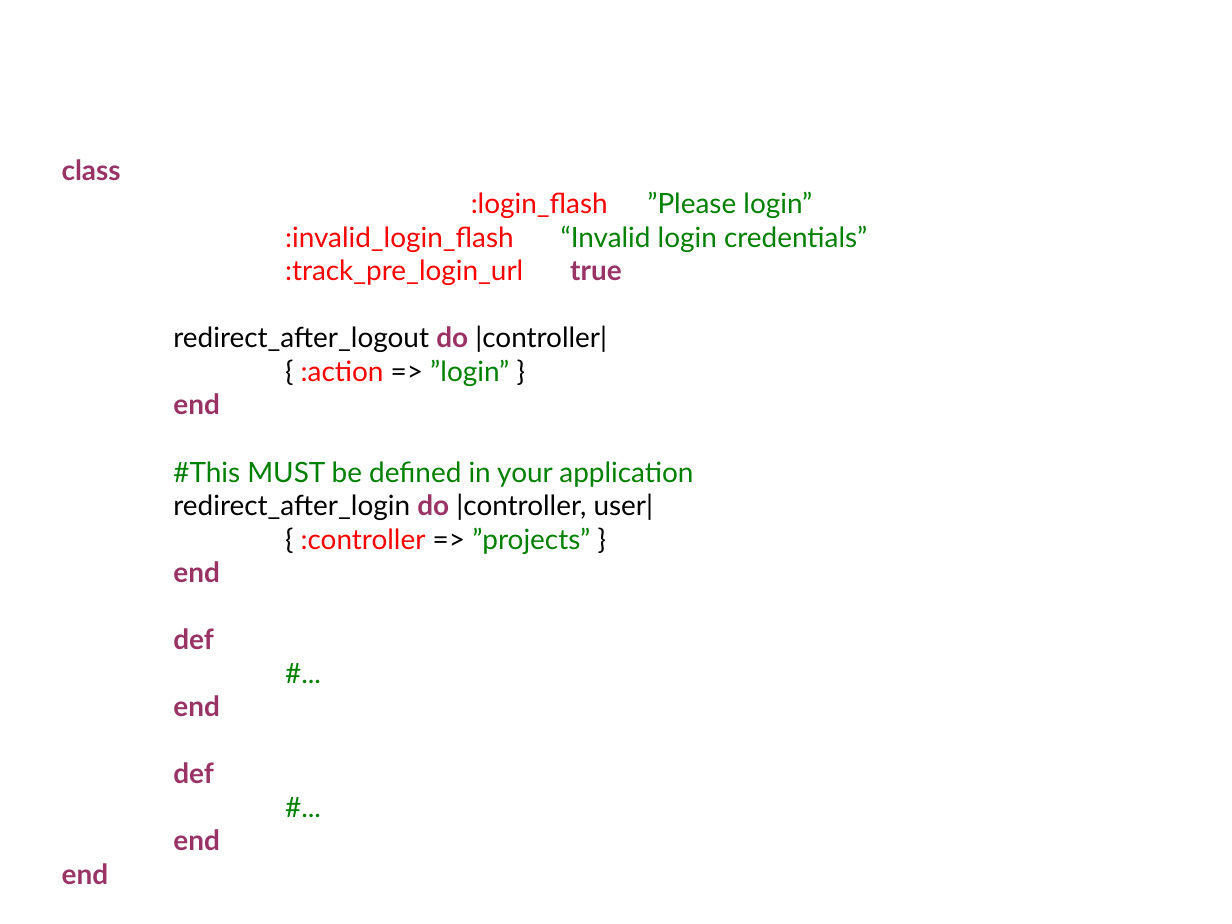
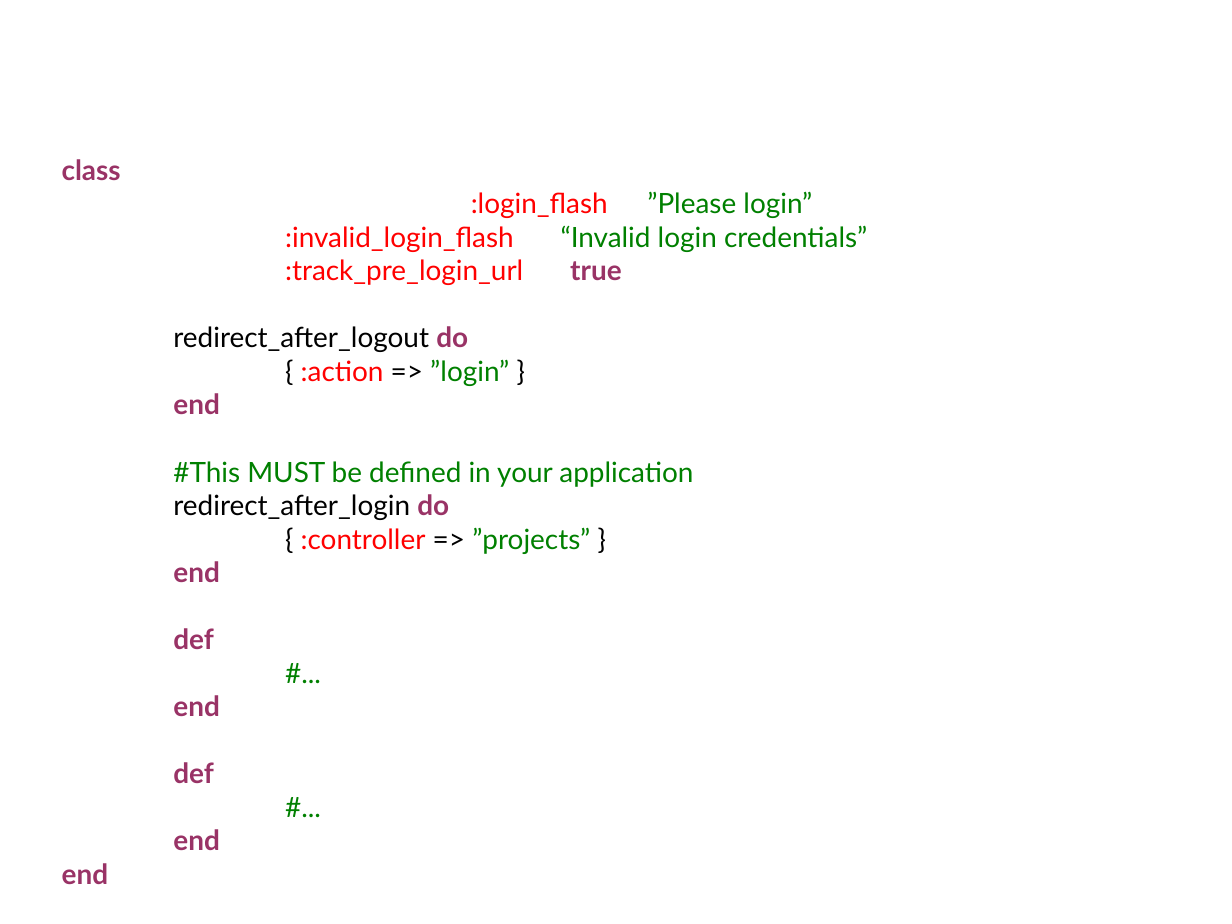
Before and after one commit to mvanholstyn/mhs_authentication_system, a slide deck: slide 5 of lwt_authentication_system.odp. Drawn at 1232x924 pixels with LibreOffice and Linux fonts; fonts in the diff are those of the drawing; background and template pictures are left out. Boxes give left, top, right and bottom in pixels: in the first picture for what was removed or moved away, otherwise in the second. Text is boxed around its words. In the diff, an @@ line names an element or a change of style, - is before the commit and + after.

```diff
--- a/lwt_authentication_system.odp
+++ b/lwt_authentication_system.odp
@@ subtitle at (173,326,468,352): text changed @@
-redirect_after_logout do |controller|
+redirect_after_logout do
@@ subtitle at (173,494,449,520): text changed @@
-redirect_after_login do |controller, user|
+redirect_after_login do
```
Also in this commit, not shown: 4 other slides changed.
